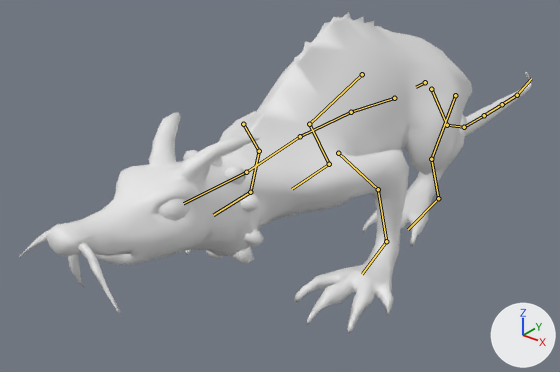
An edit to the glTF model assets_dev/worlds/mm6/models/mm6_rat.glb, drawn before and after from the same camera.
The view is the same before and after, from a 50 mm lens placed at (0.478, -0.813, 0.462), pointed at (-0.077, -0.12, 0.032). Arrows for +X, +Y and +Z are at lower right; the lights stay in place. The first picture is the older version. The bones that bend it are drawn over the model as lines.

The first picture shows 'Rat'.
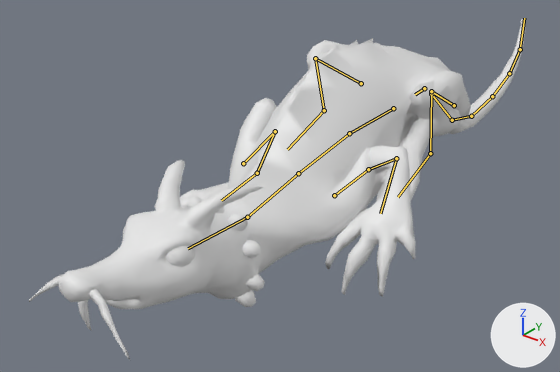
The newer file adds an action. The first version stands in its rest pose; the second is drawn at frame 5 of the action 'Run2'.

What changed in the scene script:
```text
Change bone_spine1:
    where bone_spine1 = bpy.data.objects['Rat_Rig'].pose.bones['Spine1']
    bone_spine1.location: (0.0, 0.0, 0.0) -> (0.0, 0.0, -0.009)
    bone_spine1.rotation_quaternion: (1.0, 0.0, 0.0, 0.0) -> (0.999, -0.039, 0.0, 0.0)  # degrees (0, 0, 0) -> degrees (-5, 0, 0)
Change bone_spine2:
    where bone_spine2 = bpy.data.objects['Rat_Rig'].pose.bones['Spine2']  # child of 'Spine1'
    bone_spine2.rotation_quaternion: (1.0, 0.0, 0.0, 0.0) -> (1.0, -0.026, 0.0, -0.004)  # degrees (0, 0, 0) -> degrees (-3, 0, 0)
Change bone_spine3:
    where bone_spine3 = bpy.data.objects['Rat_Rig'].pose.bones['Spine3']  # child of 'Spine2'
    bone_spine3.rotation_quaternion: (1.0, 0.0, 0.0, 0.0) -> (1.0, -0.026, 0.0, -0.004)  # degrees (0, 0, 0) -> degrees (-3, 0, 0)
Change bone_neck1:
    where bone_neck1 = bpy.data.objects['Rat_Rig'].pose.bones['Neck1']  # child of 'Spine3'
    bone_neck1.rotation_quaternion: (1.0, 0.0, 0.0, 0.0) -> (0.999, 0.044, -0.001, 0.008)  # degrees (0, 0, 0) -> degrees (5, 0, 1)
Change bone_head:
    where bone_head = bpy.data.objects['Rat_Rig'].pose.bones['Head']  # child of 'Neck1'
    bone_head.rotation_quaternion: (1.0, 0.0, 0.0, 0.0) -> (0.998, 0.066, 0.001, 0.009)  # degrees (0, 0, 0) -> degrees (8, 0, 1)
Change bone_upperarm_l:
    where bone_upperarm_l = bpy.data.objects['Rat_Rig'].pose.bones['UpperArm_L']  # child of 'Spine3'
    bone_upperarm_l.rotation_quaternion: (1.0, 0.0, 0.0, 0.0) -> (-0.927, 0.356, 0.0, 0.086)  # degrees (0, 0, 0) -> degrees (-42, -4, -9)
Change bone_forearm_l:
    where bone_forearm_l = bpy.data.objects['Rat_Rig'].pose.bones['ForeArm_L']  # child of 'UpperArm_L'
    bone_forearm_l.rotation_quaternion: (1.0, 0.0, 0.0, 0.0) -> (0.436, 0.013, 0.0, 0.879)  # degrees (0, 0, 0) -> degrees (1, -1, 127)
Change bone_frontpaw_l:
    where bone_frontpaw_l = bpy.data.objects['Rat_Rig'].pose.bones['FrontPaw_L']  # child of 'ForeArm_L'
    bone_frontpaw_l.rotation_quaternion: (1.0, 0.0, 0.0, 0.0) -> (0.528, 0.131, -0.813, -0.114)  # degrees (0, 0, 0) -> degrees (-40, -121, 41)
Change bone_upperarm_r:
    where bone_upperarm_r = bpy.data.objects['Rat_Rig'].pose.bones['UpperArm_R']  # child of 'Spine3'
    bone_upperarm_r.rotation_quaternion: (1.0, 0.0, 0.0, 0.0) -> (-0.912, 0.374, 0.0, 0.093)  # degrees (0, 0, 0) -> degrees (-44, -4, -10)
Change bone_forearm_r:
    where bone_forearm_r = bpy.data.objects['Rat_Rig'].pose.bones['ForeArm_R']  # child of 'UpperArm_R'
    bone_forearm_r.rotation_quaternion: (1.0, 0.0, 0.0, 0.0) -> (0.833, 0.547, 0.0, -0.013)  # degrees (0, 0, 0) -> degrees (67, 1, -1)
Change bone_frontpaw_r:
    where bone_frontpaw_r = bpy.data.objects['Rat_Rig'].pose.bones['FrontPaw_R']  # child of 'ForeArm_R'
    bone_frontpaw_r.rotation_quaternion: (1.0, 0.0, 0.0, 0.0) -> (0.98, -0.176, 0.052, 0.017)  # degrees (0, 0, 0) -> degrees (-20, 6, 1)
Change bone_tail1:
    where bone_tail1 = bpy.data.objects['Rat_Rig'].pose.bones['Tail1']  # child of 'Spine1'
    bone_tail1.rotation_quaternion: (1.0, 0.0, 0.0, 0.0) -> (0.999, 0.048, 0.007, -0.006)  # degrees (0, 0, 0) -> degrees (5, 1, -1)
Change bone_tail2:
    where bone_tail2 = bpy.data.objects['Rat_Rig'].pose.bones['Tail2']  # child of 'Tail1'
    bone_tail2.rotation_quaternion: (1.0, 0.0, 0.0, 0.0) -> (1.0, -0.005, 0.001, -0.008)  # degrees (0, 0, 0) -> degrees (-1, 0, -1)
Change bone_tail3:
    where bone_tail3 = bpy.data.objects['Rat_Rig'].pose.bones['Tail3']  # child of 'Tail2'
    bone_tail3.rotation_quaternion: (1.0, 0.0, 0.0, 0.0) -> (1.0, 0.026, 0.002, 0.007)  # degrees (0, 0, 0) -> degrees (3, 0, 1)
Change bone_tail4:
    where bone_tail4 = bpy.data.objects['Rat_Rig'].pose.bones['Tail4']  # child of 'Tail3'
    bone_tail4.rotation_quaternion: (1.0, 0.0, 0.0, 0.0) -> (0.998, 0.053, 0.006, 0.032)  # degrees (0, 0, 0) -> degrees (6, 0, 4)
Change bone_tail5:
    where bone_tail5 = bpy.data.objects['Rat_Rig'].pose.bones['Tail5']  # child of 'Tail4'
    bone_tail5.rotation_quaternion: (1.0, 0.0, 0.0, 0.0) -> (0.996, 0.068, 0.012, 0.055)  # degrees (0, 0, 0) -> degrees (8, 1, 6)
Change bone_tail6:
    where bone_tail6 = bpy.data.objects['Rat_Rig'].pose.bones['Tail6']  # child of 'Tail5'
    bone_tail6.rotation_quaternion: (1.0, 0.0, 0.0, 0.0) -> (0.996, 0.066, 0.029, 0.057)  # degrees (0, 0, 0) -> degrees (8, 3, 7)
Change bone_thigh_l:
    where bone_thigh_l = bpy.data.objects['Rat_Rig'].pose.bones['Thigh_L']  # child of 'Spine1'
    bone_thigh_l.rotation_quaternion: (1.0, 0.0, 0.0, 0.0) -> (0.869, 0.458, 0.0, 0.181)  # degrees (0, 0, 0) -> degrees (54, -10, 19)
Change bone_shin_l:
    where bone_shin_l = bpy.data.objects['Rat_Rig'].pose.bones['Shin_L']  # child of 'Thigh_L'
    bone_shin_l.rotation_quaternion: (1.0, 0.0, 0.0, 0.0) -> (0.96, -0.262, 0.0, -0.073)  # degrees (0, 0, 0) -> degrees (-30, -2, -8)
Change bone_hindpaw_l:
    where bone_hindpaw_l = bpy.data.objects['Rat_Rig'].pose.bones['HindPaw_L']  # child of 'Shin_L'
    bone_hindpaw_l.rotation_quaternion: (1.0, 0.0, 0.0, 0.0) -> (0.95, -0.297, -0.023, -0.09)  # degrees (0, 0, 0) -> degrees (-34, -6, -9)
Change bone_thigh_r:
    where bone_thigh_r = bpy.data.objects['Rat_Rig'].pose.bones['Thigh_R']  # child of 'Spine1'
    bone_thigh_r.rotation_quaternion: (1.0, 0.0, 0.0, 0.0) -> (0.85, 0.491, 0.0, -0.189)  # degrees (0, 0, 0) -> degrees (58, 11, -19)
Change bone_shin_r:
    where bone_shin_r = bpy.data.objects['Rat_Rig'].pose.bones['Shin_R']  # child of 'Thigh_R'
    bone_shin_r.rotation_quaternion: (1.0, 0.0, 0.0, 0.0) -> (0.918, -0.385, 0.0, 0.072)  # degrees (0, 0, 0) -> degrees (-45, 3, 8)
Change bone_hindpaw_r:
    where bone_hindpaw_r = bpy.data.objects['Rat_Rig'].pose.bones['HindPaw_R']  # child of 'Shin_R'
    bone_hindpaw_r.rotation_quaternion: (1.0, 0.0, 0.0, 0.0) -> (0.965, -0.245, 0.037, 0.075)  # degrees (0, 0, 0) -> degrees (-28, 6, 7)
```

What differs and where, as boxes (x1, y1, x2, y2) in the pictures (560 x 372 px):
'Rat', posed: before (19, 12, 532, 334); after (29, 19, 526, 360)
bone 'Spine1', root to tip: before (425, 82) to (416, 87); after (424, 88) to (415, 94)
bone 'Spine2', root to tip: before (394, 98) to (351, 112); after (393, 108) to (349, 133)
bone 'Spine3', root to tip: before (351, 112) to (300, 136); after (349, 133) to (298, 173)
bone 'Neck1', root to tip: before (300, 136) to (246, 172); after (298, 173) to (247, 217)
bone 'Head', root to tip: before (246, 172) to (183, 203); after (247, 217) to (188, 248)
bone 'UpperArm_L', root to tip: before (338, 153) to (378, 189); after (334, 195) to (368, 169)
bone 'ForeArm_L', root to tip: before (378, 189) to (386, 241); after (368, 169) to (396, 158)
bone 'FrontPaw_L', root to tip: before (386, 241) to (362, 274); after (396, 158) to (380, 213)
bone 'UpperArm_R', root to tip: before (243, 124) to (259, 151); after (243, 163) to (275, 131)
bone 'ForeArm_R', root to tip: before (259, 151) to (250, 192); after (275, 131) to (257, 173)
bone 'FrontPaw_R', root to tip: before (250, 192) to (213, 215); after (257, 173) to (221, 200)
bone 'Tail1', root to tip: before (431, 89) to (447, 125); after (431, 94) to (452, 120)
bone 'Tail2', root to tip: before (447, 125) to (464, 127); after (452, 120) to (471, 116)
bone 'Tail3', root to tip: before (464, 127) to (484, 115); after (471, 116) to (492, 96)
bone 'Tail4', root to tip: before (484, 115) to (502, 104); after (492, 96) to (509, 73)
bone 'Tail5', root to tip: before (502, 104) to (517, 95); after (509, 73) to (520, 49)
bone 'Tail6', root to tip: before (517, 95) to (531, 78); after (520, 49) to (524, 18)
bone 'Thigh_L', root to tip: before (455, 95) to (431, 159); after (454, 105) to (431, 91)
bone 'Shin_L', root to tip: before (431, 159) to (438, 198); after (431, 91) to (430, 153)
bone 'HindPaw_L', root to tip: before (438, 198) to (408, 229); after (430, 153) to (398, 197)
bone 'Thigh_R', root to tip: before (362, 74) to (309, 124); after (361, 83) to (315, 58)
bone 'Shin_R', root to tip: before (309, 124) to (329, 164); after (315, 58) to (324, 110)
bone 'HindPaw_R', root to tip: before (329, 164) to (292, 189); after (324, 110) to (287, 149)
